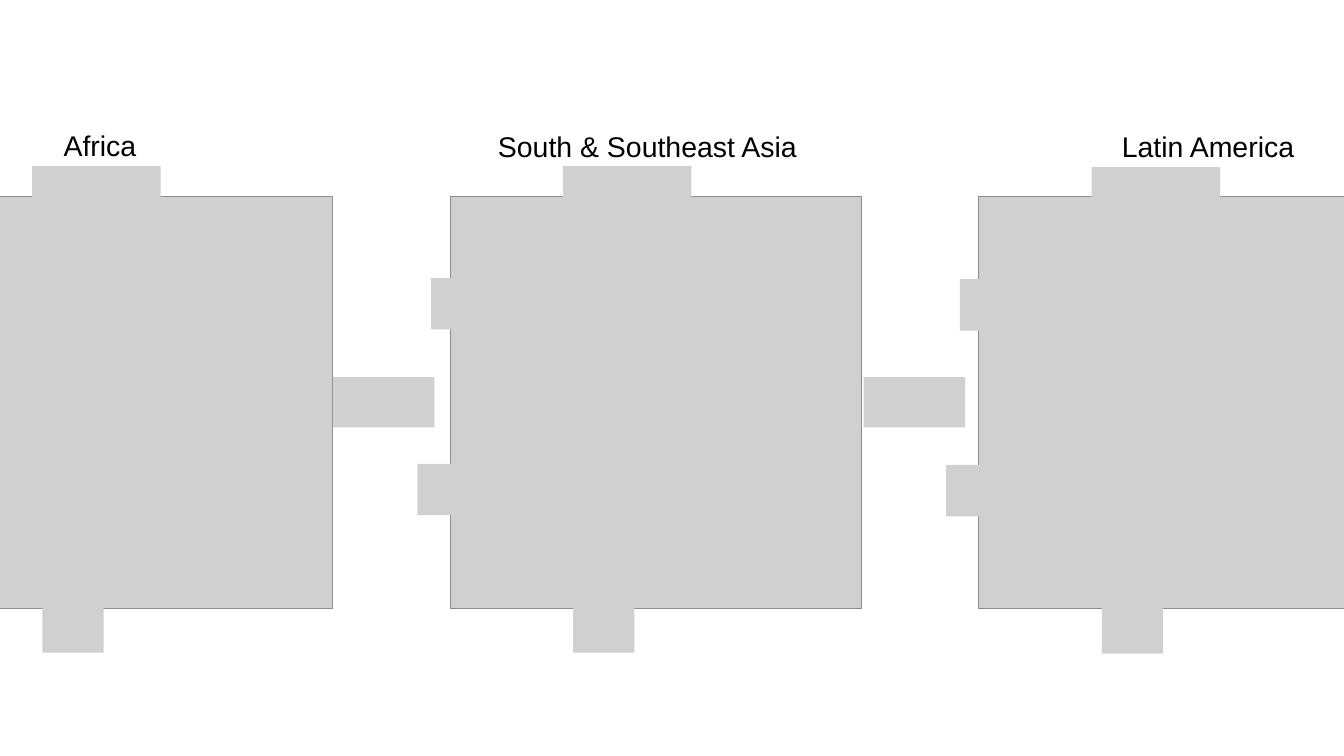
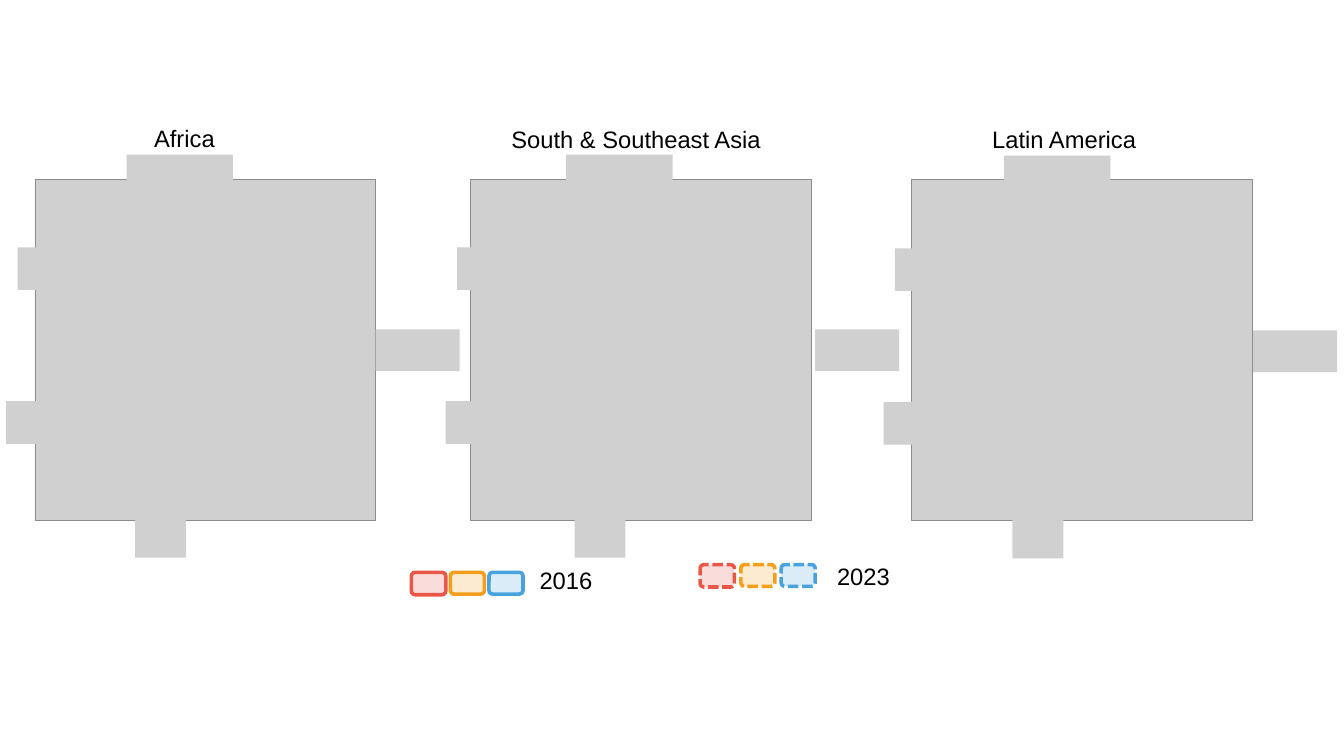
Before and after one commit to liang-jia-qi/Urban_Growth_Codes, a slide deck: slide 14 of Presentations/Graphs/Parameters Scatter.pptx (slide 13 before the commit). Drawn at 1344x756 pixels with LibreOffice and Linux fonts; fonts in the diff are those of the drawing; grey boxes stand for pictures; background and template pictures are left out. Boxes give left, top, right and bottom in pixels: in the first picture for what was removed or moved away, otherwise in the second. Text is boxed around its words. In the diff, an @@ line names an element or a change of style, - is before the commit and + after.

```diff
--- a/Presentations/Graphs/Parameters Scatter.pptx
+++ b/Presentations/Graphs/Parameters Scatter.pptx
@@ text "Africa": place and size @@
-text "Africa" at bbox=[64, 135, 137, 157]
+text "Africa" at bbox=[154, 129, 215, 148]
@@ text "South & Southeast Asia": place and size @@
-text "South & Southeast Asia" at bbox=[498, 136, 796, 158]
+text "South & Southeast Asia" at bbox=[511, 130, 760, 149]
@@ size 24 to 20 pt in 3 elements at bbox=[511, 130, 760, 149], bbox=[154, 129, 215, 148], bbox=[992, 130, 1136, 149] @@
@@ text "Latin America": place and size @@
-text "Latin America" at bbox=[1122, 136, 1294, 158]
+text "Latin America" at bbox=[992, 130, 1136, 149]
@@ picture: place and size @@
-picture at bbox=[0, 196, 333, 608]
+picture at bbox=[35, 179, 375, 521]
@@ picture: place and size @@
-picture at bbox=[450, 196, 861, 608]
+picture at bbox=[470, 179, 811, 521]
@@ picture: place and size @@
-picture at bbox=[563, 166, 692, 218]
+picture at bbox=[566, 154, 672, 197]
@@ picture added at bbox=[912, 179, 1253, 521] @@
@@ group added at bbox=[6, 154, 1336, 558]: 18 pictures @@
@@ rounded rectangle added at bbox=[700, 565, 734, 587], fill #E85748 at 20% opacity, outline #E85748 3 pt dashed @@
@@ rounded rectangle added at bbox=[741, 565, 775, 586], fill #F39F1B at 20% opacity, outline #F39F1B 3 pt dashed @@
@@ rounded rectangle added at bbox=[781, 565, 815, 586], fill #47A2DE at 20% opacity, outline #47A2DE 3 pt dashed @@
@@ text added at bbox=[837, 568, 890, 586], 20 pt, text #000000 @@
+2023
@@ group removed at bbox=[32, 166, 1344, 654]: 17 pictures @@
@@ rounded rectangle added at bbox=[411, 573, 445, 595], fill #E85748 at 20% opacity, outline #E85748 3 pt @@
@@ rounded rectangle added at bbox=[451, 573, 485, 594], fill #F39F1B at 20% opacity, outline #F39F1B 3 pt @@
@@ rounded rectangle added at bbox=[489, 573, 523, 594], fill #47A2DE at 20% opacity, outline #47A2DE 3 pt @@
@@ text added at bbox=[540, 572, 593, 590], 20 pt, text #000000 @@
+2016
```
Also in this commit, not shown: 1 slide added, 4 other files.
